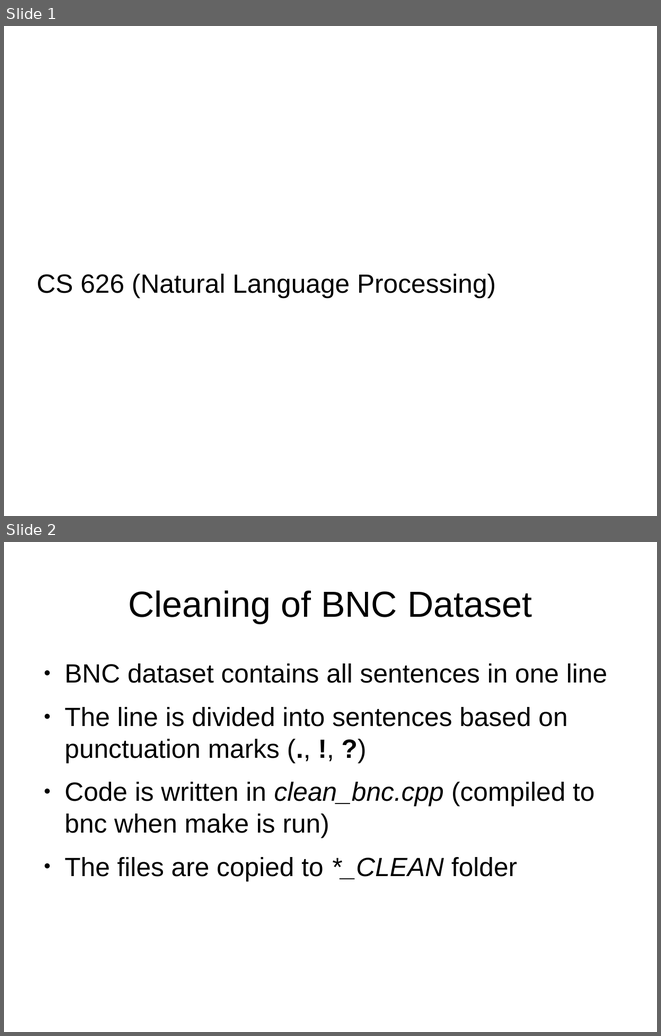
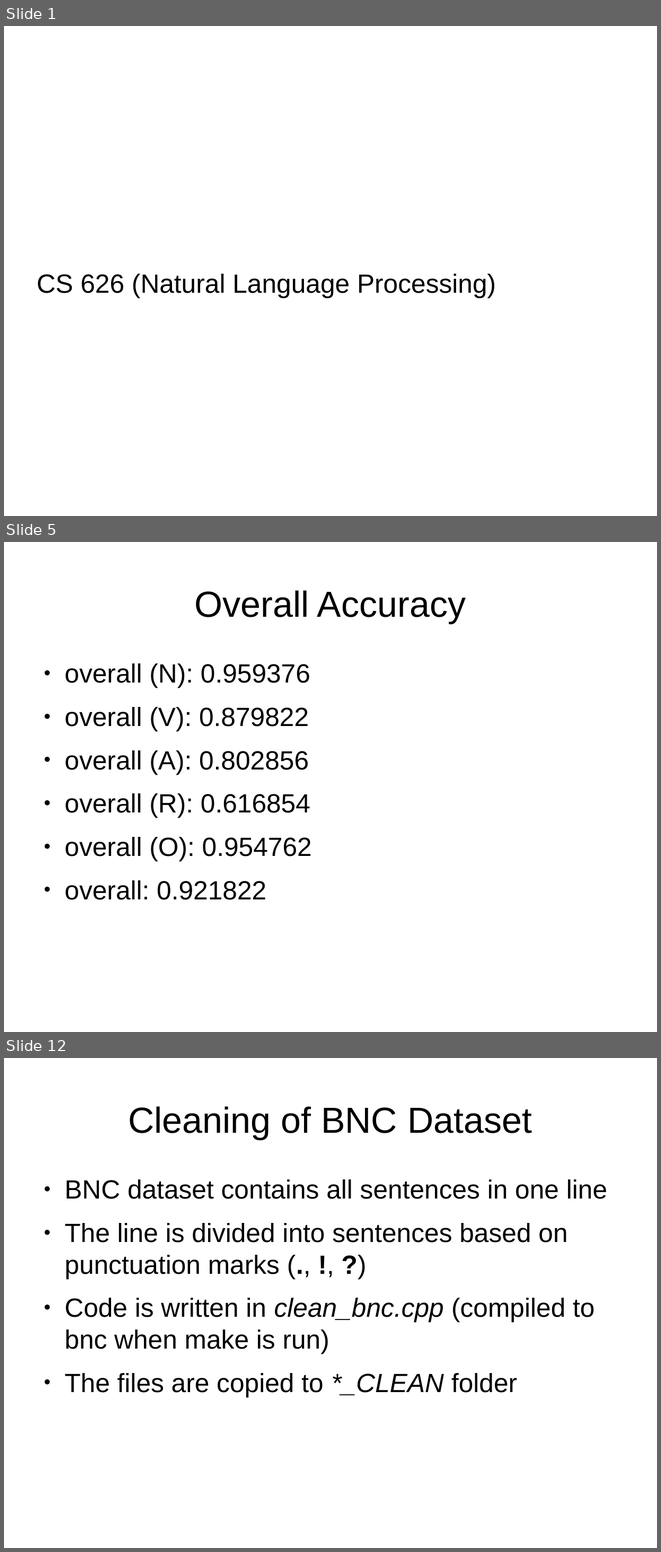
Before and after one commit to mangalaman93/hmm, a slide deck: doc/hmm.odp. Shown one above the other, each under a label of ours: slides 1 and 2 before the commit, slides 1, 5 and 12 after it; the slides between them are not shown. The pictures are 661x1036 and 661x1552 pixels, drawn with LibreOffice and Linux fonts; fonts in the diff are those of the drawing. Boxes give left, top, right and bottom in pixels: in the first picture for what was removed or moved away, otherwise in the second. Text is boxed around its words. In the diff, an @@ line names an element or a change of style, - is before the commit and + after.

```diff
--- a/doc/hmm.odp
+++ b/doc/hmm.odp
@@ slide 5 added at box(4, 542, 657, 1032), background #FFFFFF @@
@@ title added at box(194, 590, 466, 623), 44 pt, text #000000 @@
+Overall Accuracy
@@ text added at box(64, 663, 312, 900), 32 pt, text #000000 @@
+● overall (N): 0.959376
+● overall (V): 0.879822
+● overall (A): 0.802856
+● overall (R): 0.616854
+● overall (O): 0.954762
+● overall: 0.921822
@@ what was slide 2 is now slide 12 @@
```
Also in this commit, not shown: 3 slides changed, 10 other slides added, 4 other files.
